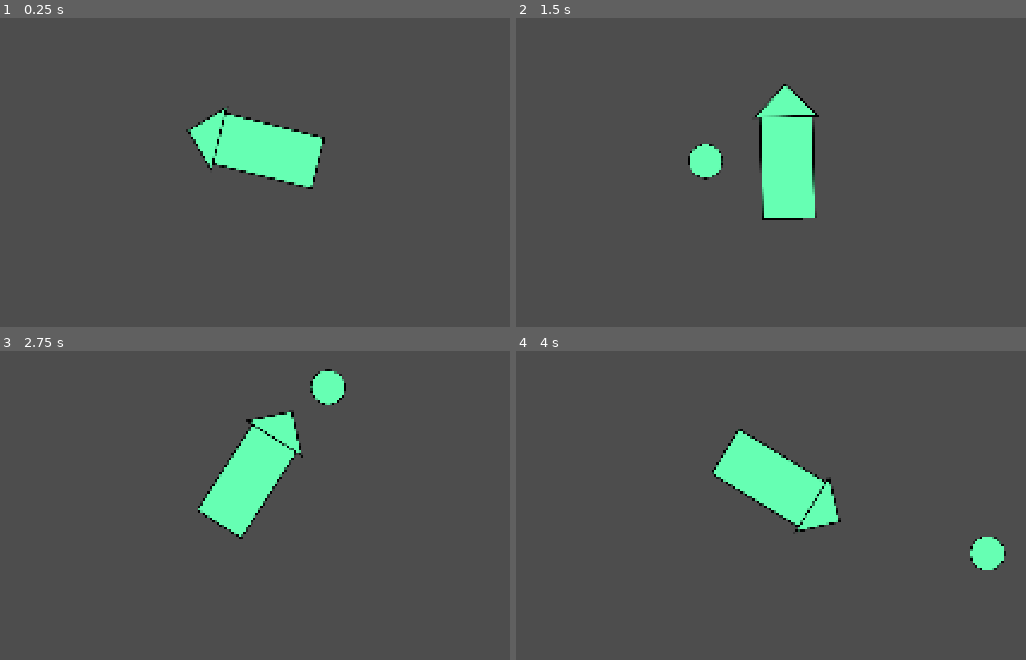
Above: before the commit, frames 1-4 (two rows, left to right).
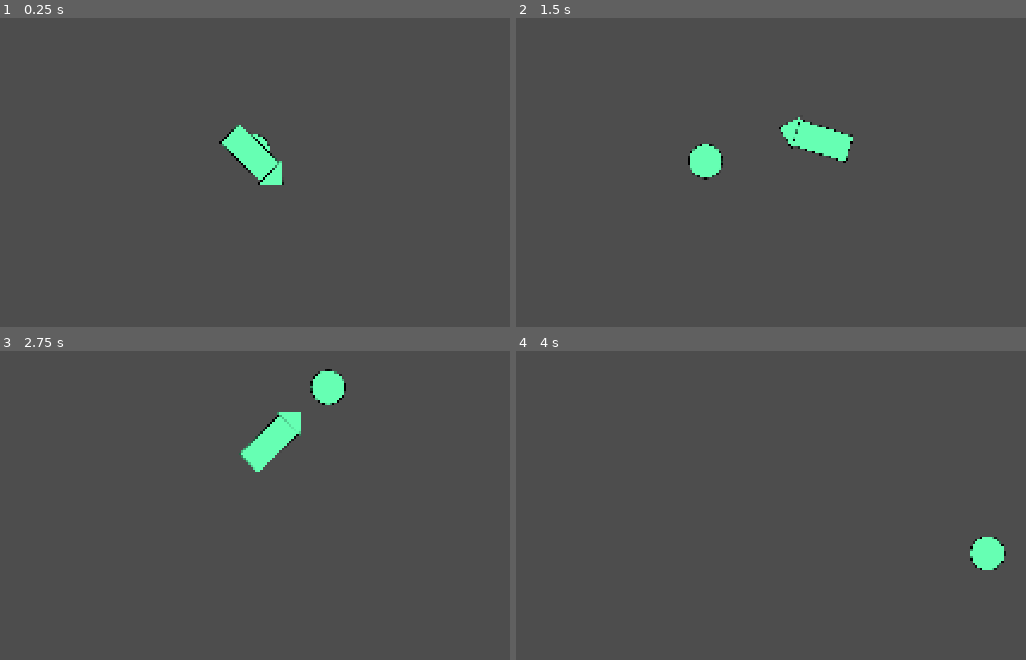
Above: after the commit, the same moments.

Repository: onebobtwobobredbobbluebob/dot-dodge-game
Game: Godot game, scene res://world/world.tscn
Same seed, same stepped clock (60 frames per second), same inputs: the game is played once before the commit and once after it.
Inputs (mouse positions are in pixels of both pictures, inside the frame that each line leads up to):
- Up to frame 1 (0.25 s): no input
- Up to frame 2 (1.5 s): tap Enter at 0.5 s; move the mouse to (944, 129) at 0.52 s; hold Right 0.53-1.28 s; tap Alt at 0.6 s; click (944, 129) at 0.67 s; move the mouse to (607, 172) at 1.27 s; hold Down from 1.28 s (still down); tap Shift at 1.35 s
- Up to frame 3 (2.75 s): move the mouse to (331, 384) at 2.02 s; release Down at 2.03 s; hold Right from 2.03 s (still down); tap Alt at 2.1 s
- Up to frame 4 (4 s): move the mouse to (730, 573) at 2.77 s; release Right at 2.78 s; hold Up 2.78-3.53 s; tap Shift at 2.85 s; click (730, 573) at 2.92 s; move the mouse to (1010, 551) at 3.52 s; hold Left from 3.53 s (still down); tap Alt at 3.6 s

The runs differ from the first frame. In frame 1, 3.3% of the frame differs, in the area x 36-64%, y 28-56%; in frame 2, 4.5%, in the area x 46-67%, y 21-66%; in frame 3, 3.4%; in frame 4, 4.2%.

Commit message:
improved rocket movement

Diff:
--- a/enemies/rocket.gd
+++ b/enemies/rocket.gd
@@ -1,8 +1,26 @@
 extends CharacterBody2D
 
+class_name Rocket
 
-func _process(delta: float) -> void:
-	var target_rotation = position.direction_to(GameState.player.position).normalized().angle()
-	lerp(rotation, target_rotation, 1 - pow(0.005, delta))
-	rotation = lerp_angle(rotation, target_rotation, 1 - pow(0.005, delta))
-	position += transform.x
+var acceleration: float = 4
+var speed: float = 3
+var mode: float = 0
+var angular_vel: float = 0
+var old_rotation: float = 0
+
+
+func _physics_process(delta: float) -> void:
+	mode += 1
+	if mode < 200:
+		var target_rotation = position.direction_to(GameState.player.position).normalized().angle()
+		rotation = lerp_angle(rotation, target_rotation, 0.2)
+		angular_vel = rotation - old_rotation
+		velocity = transform.x * speed
+		old_rotation = rotation
+	else:
+		velocity = transform.x * speed * acceleration
+		acceleration *= 1.02
+		rotation += angular_vel
+		angular_vel *= 0
+	position += velocity
+	print(mode)
--- a/enemies/rocket.tscn
+++ b/enemies/rocket.tscn
@@ -3,17 +3,20 @@
 [ext_resource type="Script" uid="uid://fxq05kkohn0k" path="res://enemies/rocket.gd" id="1_1vlv1"]
 [ext_resource type="Texture2D" uid="uid://bech0kr5hwn01" path="res://assets/costume3.svg" id="1_41qqi"]
 
-[sub_resource type="RectangleShape2D" id="RectangleShape2D_20you"]
-size = Vector2(100, 242)
+[sub_resource type="CapsuleShape2D" id="CapsuleShape2D_d5n2w"]
+radius = 25.0
+height = 144.0
 
 [node name="Rocket" type="CharacterBody2D" unique_id=98249588]
 script = ExtResource("1_1vlv1")
 
 [node name="Sprite2D" type="Sprite2D" parent="." unique_id=1788852838]
+position = Vector2(18.705734, -5.3739825e-07)
 rotation = 1.5707964
+scale = Vector2(0.51392907, 0.54745126)
 texture = ExtResource("1_41qqi")
 
 [node name="CollisionShape2D" type="CollisionShape2D" parent="." unique_id=1689828646]
-position = Vector2(-22, 0)
+position = Vector2(12, 0)
 rotation = 1.5707964
-shape = SubResource("RectangleShape2D_20you")
+shape = SubResource("CapsuleShape2D_d5n2w")
